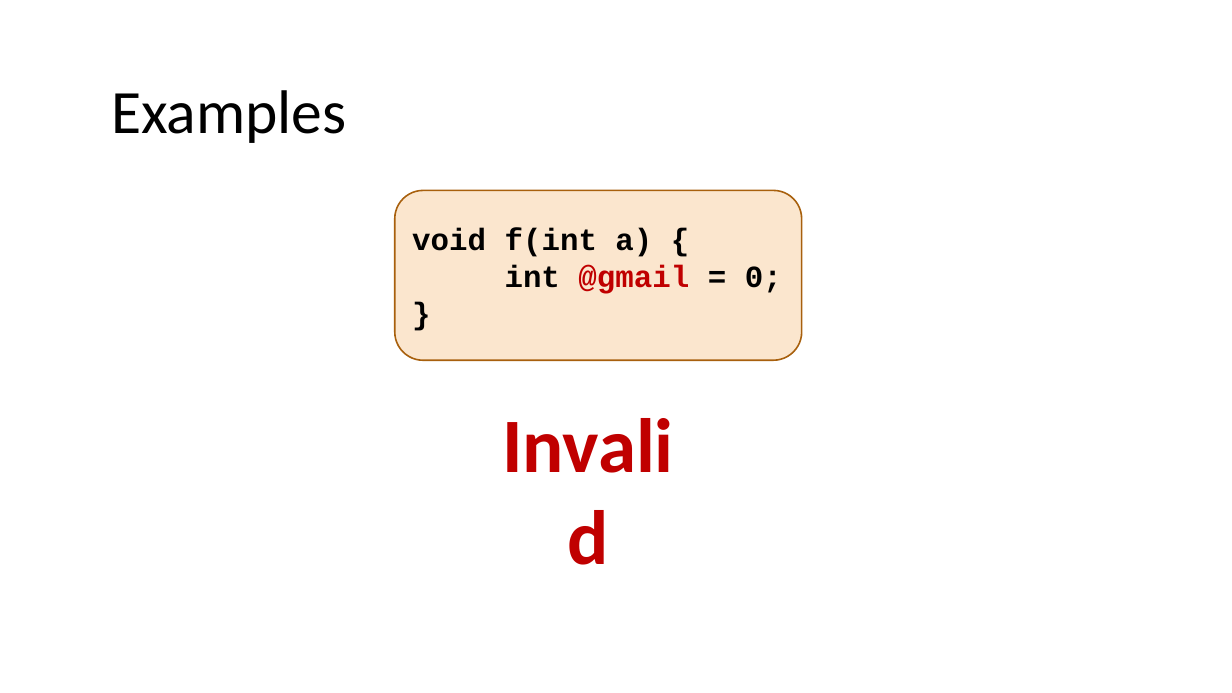
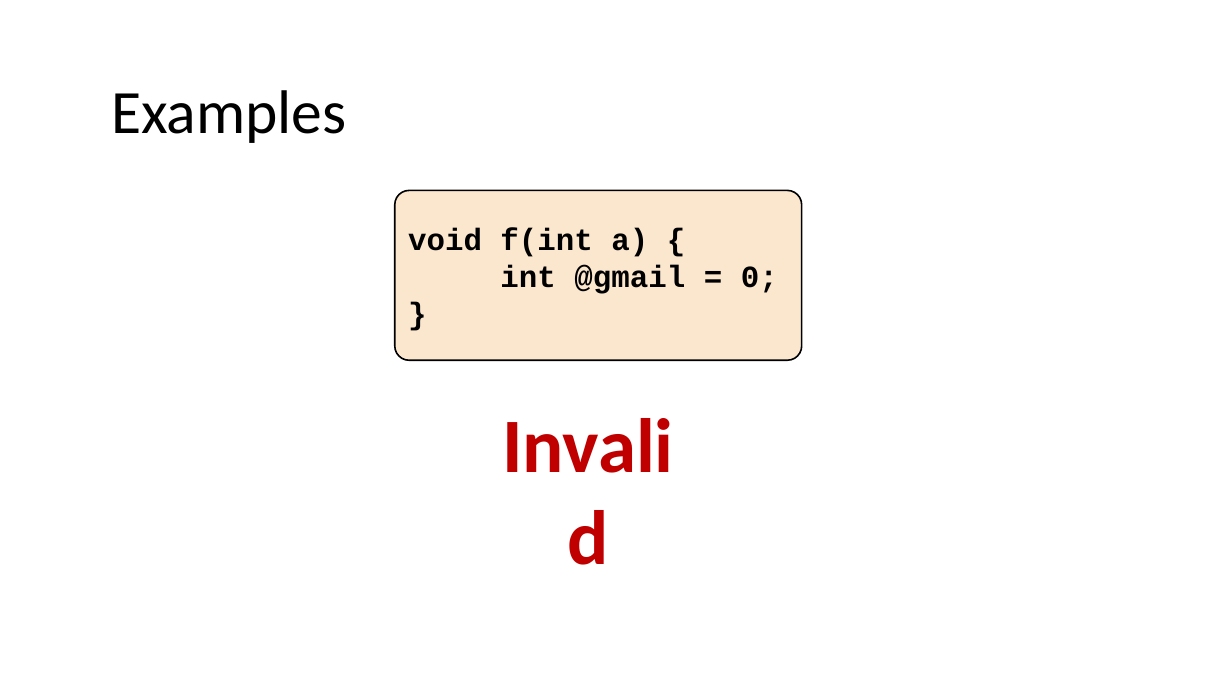
Before and after one commit to nivshani/compilation, a slide deck: slide 34 of new_slides/lexical_analysis.pptx. Drawn at 1232x693 pixels with LibreOffice and Linux fonts; fonts in the diff are those of the drawing. Boxes give left, top, right and bottom in pixels: in the first picture for what was removed or moved away, otherwise in the second. Text is boxed around its words. In the diff, an @@ line names an element or a change of style, - is before the commit and + after.

```diff
--- a/new_slides/lexical_analysis.pptx
+++ b/new_slides/lexical_analysis.pptx
@@ rounded rectangle "void f(int a) {" at [395, 190, 801, 360]: outline #A9610D 1.25 pt to #000000 1.25 pt; proportions changed @@
@@ text in rounded rectangle at [500, 265, 778, 294]: text colour #C00000 to #000000 in "@gmail" @@
```
Also in this commit, not shown: 53 other slides changed, 1 other file.
